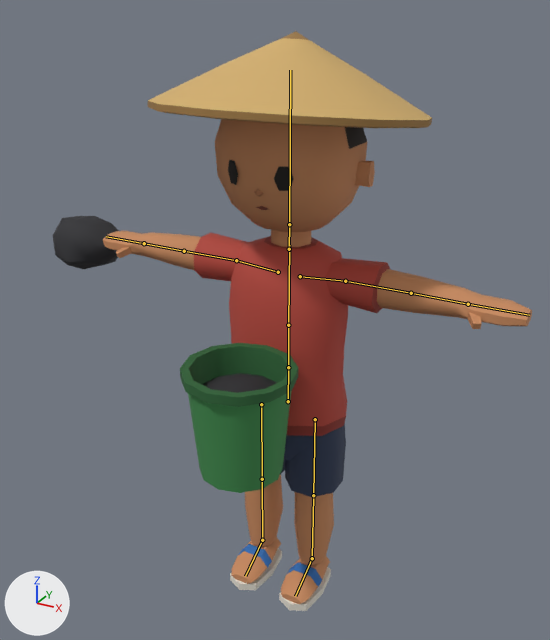
Two versions of the Blender file blender/SK_VillagerNPC.blend, one commit apart.
Rendered twice from a camera (50 mm lens) standing at (0.81, -1.55, 1.56) and looking at (-0.29, 0.45, 0.56). Every picture has the same lights, and +X, +Y and +Z are marked at lower left. The picture after the commit comes second. The bones that bend it are drawn over the model as lines.

Objects in the first picture: 'SK_VillagerNPC', 'SM_Villager_Bin', 'SM_Villager_TrashBag'.
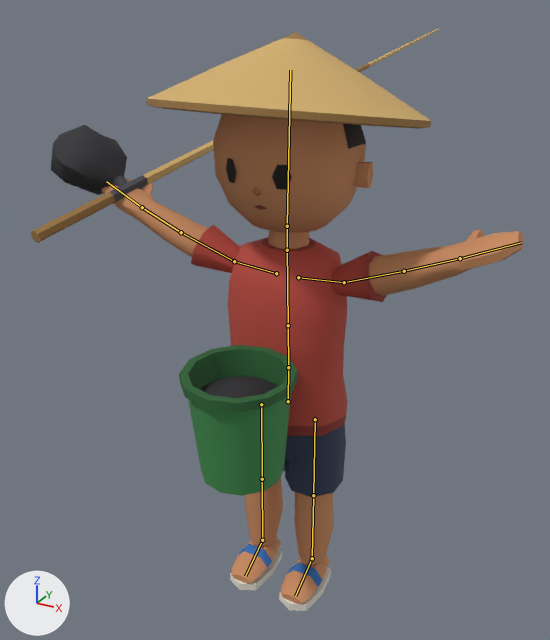
The newer file adds an action. The first version stands in its rest pose; the second is drawn at frame 42 of the action 'Anim_Kid_JettyJump'.

Where the change shows, as pixel boxes (x1, y1, x2, y2) in the pictures (550 x 640 px):
```json
{"object": "SK_VillagerNPC", "change": "posed", "before": [103, 31, 532, 611], "after": [101, 32, 524, 611]}
{"object": "SM_Villager_Bin", "change": "posed", "before": [180, 343, 298, 493], "after": [179, 345, 298, 496]}
{"object": "SM_Villager_TrashBag", "change": "posed", "before": [53, 216, 119, 269], "after": [51, 125, 128, 195]}
{"object": "SM_Villager_FishingRod", "change": "now drawn", "after": [31, 29, 439, 243]}
{"bone": "Head", "before": "(289, 224) to (290, 70)", "after": "(287, 226) to (290, 70)"}
{"bone": "LeftUpperArm", "before": "(345, 281) to (411, 293)", "after": "(344, 282) to (404, 271)"}
{"bone": "LeftLowerArm", "before": "(411, 293) to (468, 304)", "after": "(404, 271) to (460, 258)"}
{"bone": "LeftHand", "before": "(468, 304) to (529, 315)", "after": "(460, 258) to (521, 242)"}
{"bone": "RightUpperArm", "before": "(236, 260) to (184, 251)", "after": "(234, 261) to (181, 232)"}
{"bone": "RightLowerArm", "before": "(184, 251) to (144, 243)", "after": "(181, 232) to (142, 207)"}
{"bone": "RightHand", "before": "(144, 243) to (106, 236)", "after": "(142, 207) to (106, 181)"}
```

Edits to the scene script, one JSON object a line:
```json
{"block": "bone_spine", "where": "bone_spine = bpy.data.objects['VillagerRig'].pose.bones['Spine']  # child of 'Hips'"}
{"op": "set", "path": "bone_spine.rotation_quaternion", "old": "(1.0, 0.0, 0.0, 0.0)", "new": "(1.0, 0.017, 0.0, 0.0)", "note": "degrees (0, 0, 0) -> degrees (2, 0, 0)"}
{"block": "bone_head", "where": "bone_head = bpy.data.objects['VillagerRig'].pose.bones['Head']  # child of 'Neck'"}
{"op": "set", "path": "bone_head.rotation_quaternion", "old": "(1.0, 0.0, 0.0, 0.0)", "new": "(0.999, -0.035, 0.0, 0.0)", "note": "degrees (0, 0, 0) -> degrees (-4, 0, 0)"}
{"block": "bone_leftupperarm", "where": "bone_leftupperarm = bpy.data.objects['VillagerRig'].pose.bones['LeftUpperArm']  # child of 'LeftShoulder'"}
{"op": "set", "path": "bone_leftupperarm.rotation_quaternion", "old": "(1.0, 0.0, 0.0, 0.0)", "new": "(0.103, -0.02, -0.976, -0.19)", "note": "degrees (0, 0, 0) -> degrees (-22, -168, 0)"}
{"block": "bone_leftlowerarm", "where": "bone_leftlowerarm = bpy.data.objects['VillagerRig'].pose.bones['LeftLowerArm']  # child of 'LeftUpperArm'"}
{"op": "set", "path": "bone_leftlowerarm.rotation_quaternion", "old": "(1.0, 0.0, 0.0, 0.0)", "new": "(0.999, 0.0, 0.0, -0.044)", "note": "degrees (0, 0, 0) -> degrees (0, 0, -5)"}
{"block": "bone_lefthand", "where": "bone_lefthand = bpy.data.objects['VillagerRig'].pose.bones['LeftHand']  # child of 'LeftLowerArm'"}
{"op": "set", "path": "bone_lefthand.rotation_quaternion", "old": "(1.0, 0.0, 0.0, 0.0)", "new": "(0.999, 0.0, 0.0, -0.035)", "note": "degrees (0, 0, 0) -> degrees (0, 0, -4)"}
{"block": "bone_rightupperarm", "where": "bone_rightupperarm = bpy.data.objects['VillagerRig'].pose.bones['RightUpperArm']  # child of 'RightShoulder'"}
{"op": "set", "path": "bone_rightupperarm.rotation_quaternion", "old": "(1.0, 0.0, 0.0, 0.0)", "new": "(0.103, -0.02, 0.976, 0.19)", "note": "degrees (0, 0, 0) -> degrees (-22, 168, 0)"}
{"block": "bone_rightlowerarm", "where": "bone_rightlowerarm = bpy.data.objects['VillagerRig'].pose.bones['RightLowerArm']  # child of 'RightUpperArm'"}
{"op": "set", "path": "bone_rightlowerarm.rotation_quaternion", "old": "(1.0, 0.0, 0.0, 0.0)", "new": "(0.999, 0.0, 0.0, 0.044)", "note": "degrees (0, 0, 0) -> degrees (0, 0, 5)"}
{"block": "bone_righthand", "where": "bone_righthand = bpy.data.objects['VillagerRig'].pose.bones['RightHand']  # child of 'RightLowerArm'"}
{"op": "set", "path": "bone_righthand.rotation_quaternion", "old": "(1.0, 0.0, 0.0, 0.0)", "new": "(0.999, 0.0, 0.0, 0.035)", "note": "degrees (0, 0, 0) -> degrees (0, 0, 4)"}
```
